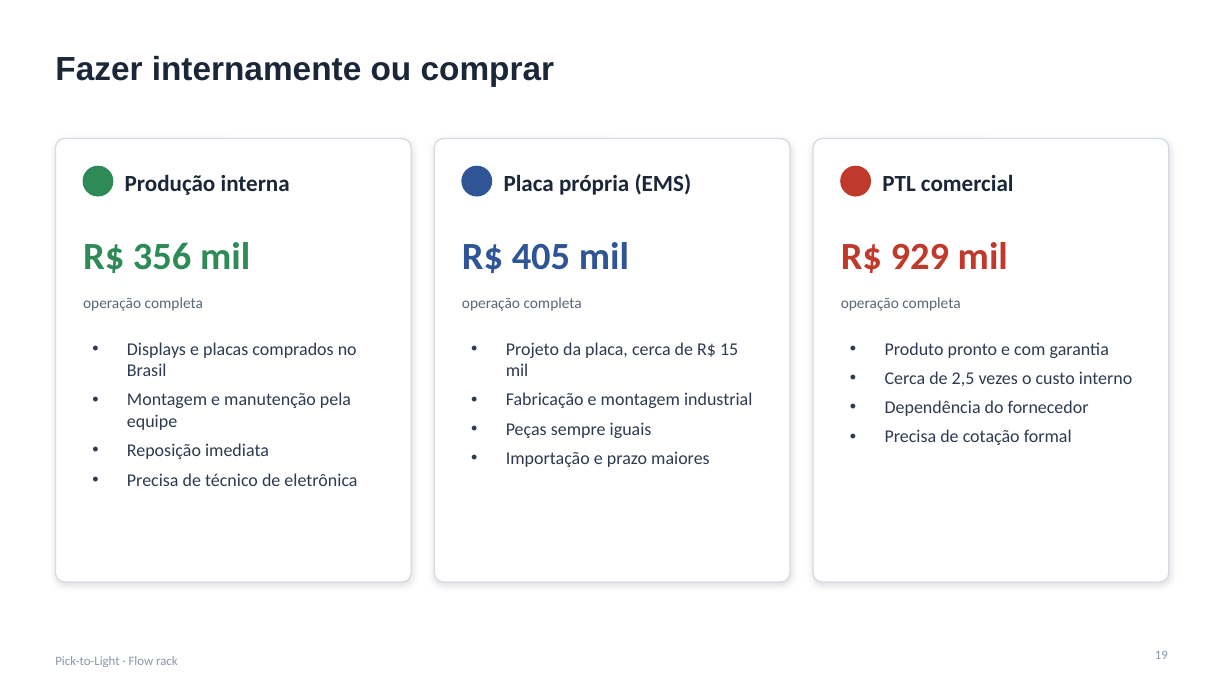
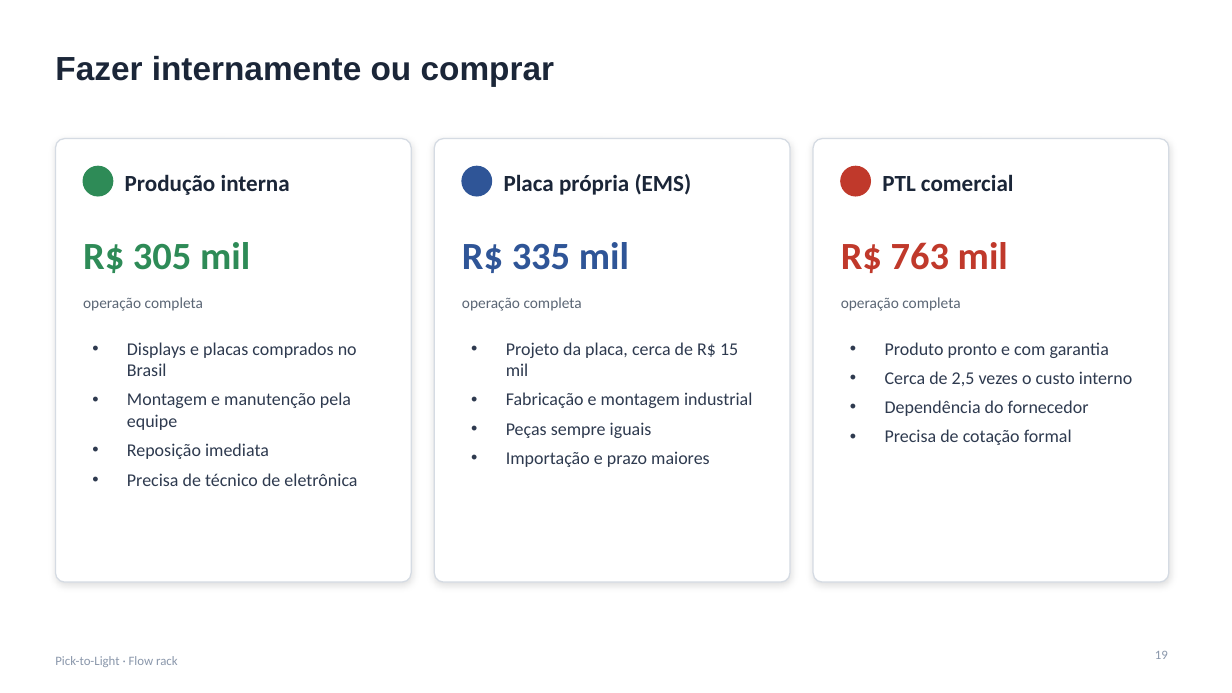
Before and after one commit to jivo88/picking_to_light, a slide deck: slide 19 of projeto/entregaveis/Apresentacao_PTL.pptx. Drawn at 1232x693 pixels with LibreOffice and Linux fonts; fonts in the diff are those of the drawing. Boxes give left, top, right and bottom in pixels: in the first picture for what was removed or moved away, otherwise in the second. Text is boxed around its words. In the diff, an @@ line names an element or a change of style, - is before the commit and + after.

```diff
--- a/projeto/entregaveis/Apresentacao_PTL.pptx
+++ b/projeto/entregaveis/Apresentacao_PTL.pptx
@@ text at (x1=83, y1=242, x2=250, y2=273): text changed @@
-R$ 356 mil
+R$ 305 mil
@@ text at (x1=462, y1=242, x2=629, y2=273): text changed @@
-R$ 405 mil
+R$ 335 mil
@@ text at (x1=841, y1=242, x2=1008, y2=273): text changed @@
-R$ 929 mil
+R$ 763 mil
```
Also in this commit, not shown: 5 other slides changed, 25 other files.
